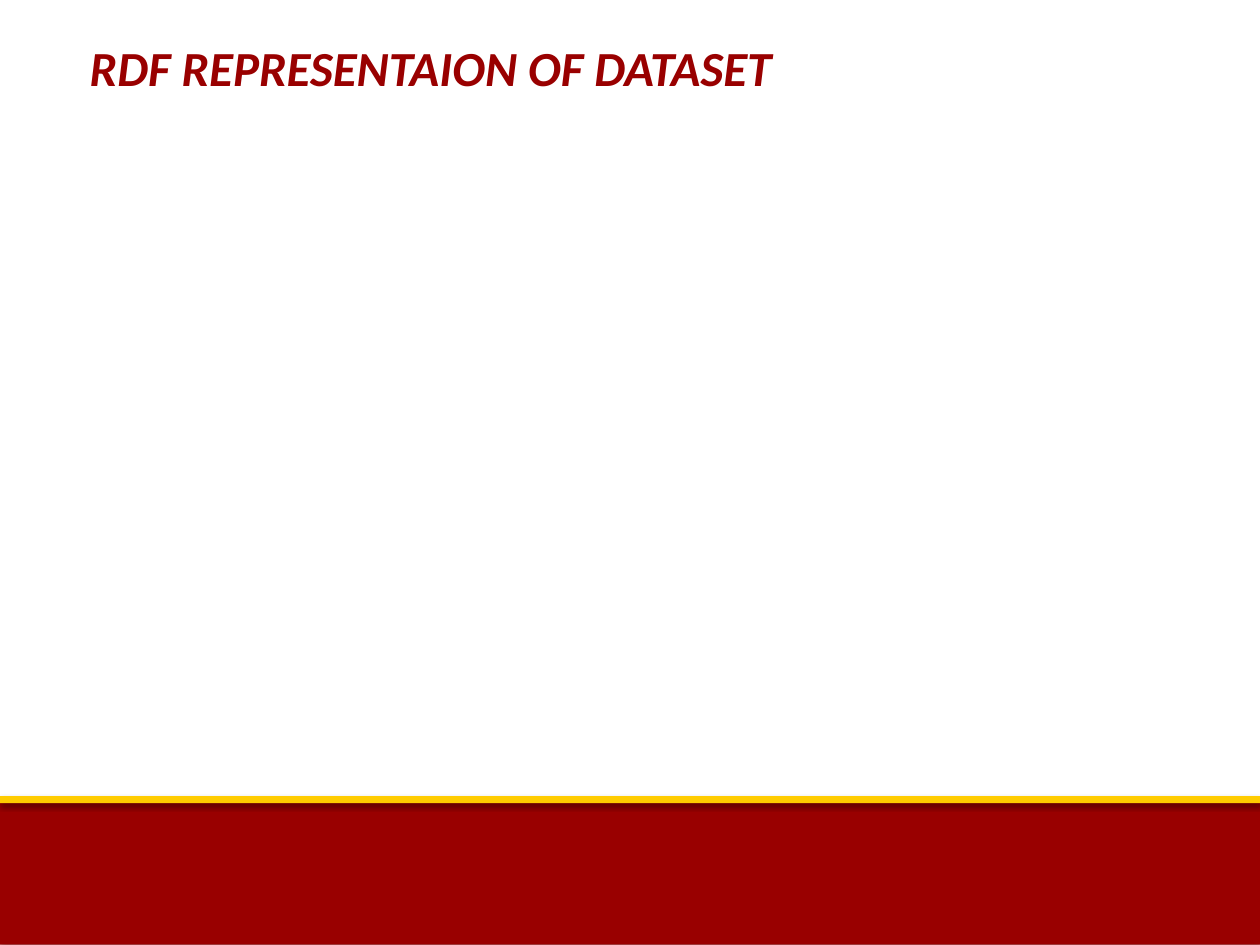
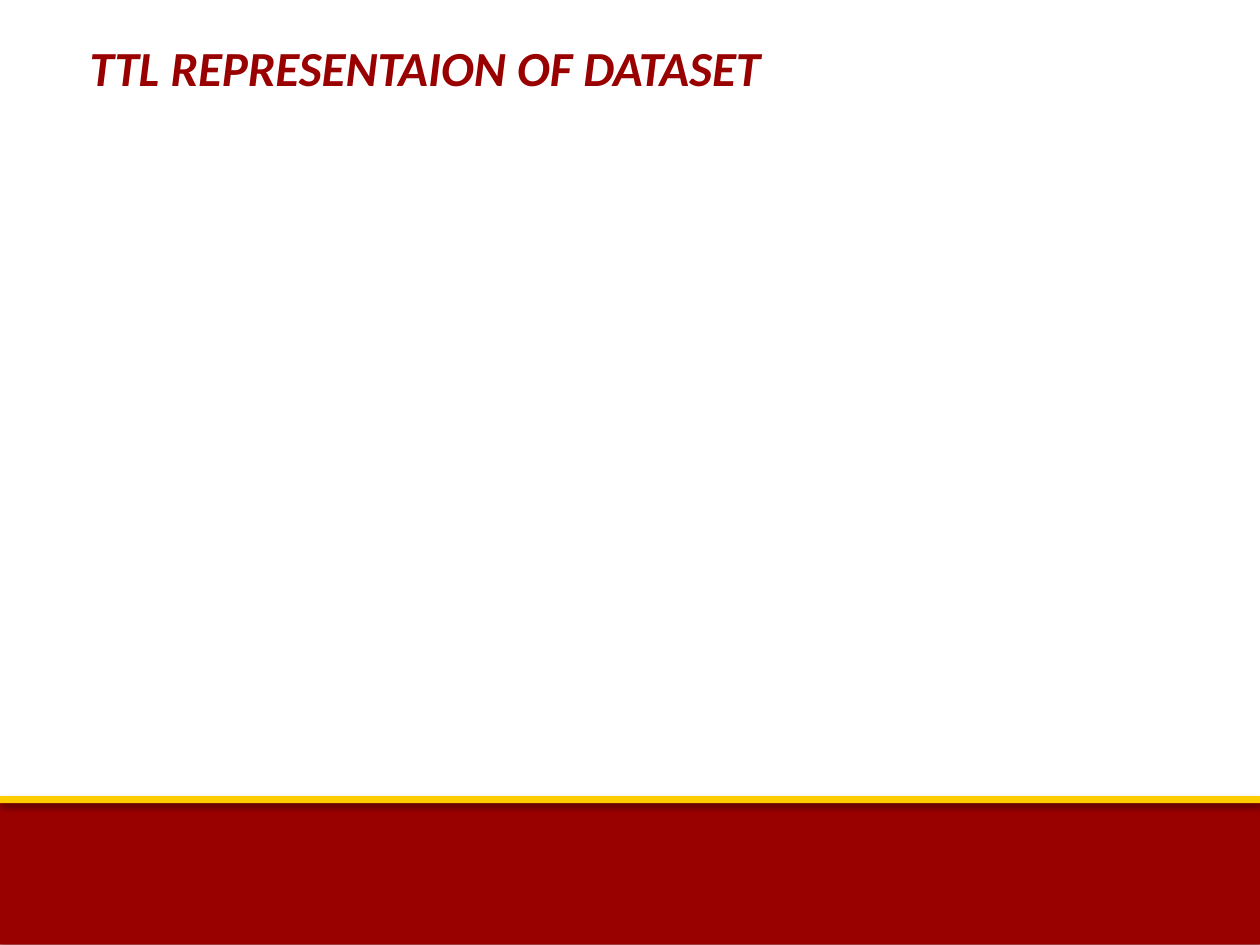
Before and after one commit to deepika087/CSCI-586-Group-2, a slide deck: slide 10 of DBIFinalProjectPresentation_20thNov2017.pptx. Drawn at 1260x945 pixels with LibreOffice and Linux fonts; fonts in the diff are those of the drawing; background and template pictures are left out. Boxes give left, top, right and bottom in pixels: in the first picture for what was removed or moved away, otherwise in the second. Text is boxed around its words. In the diff, an @@ line names an element or a change of style, - is before the commit and + after.

```diff
--- a/DBIFinalProjectPresentation_20thNov2017.pptx
+++ b/DBIFinalProjectPresentation_20thNov2017.pptx
@@ text at (90, 54, 760, 87): text changed @@
-RDF REPRESENTAION OF DATASET
+TTL REPRESENTAION OF DATASET
```
Also in this commit, not shown: 7 other slides changed, 5 slides added, 2 slides removed.
